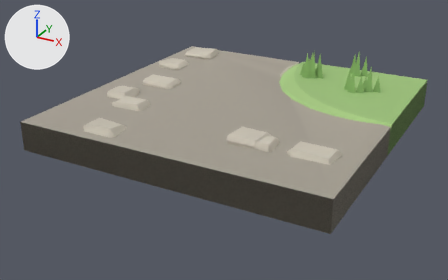
What one commit did to the glTF model packages/client/public/assets/kits/common/terrain.cobble.inner.glb.
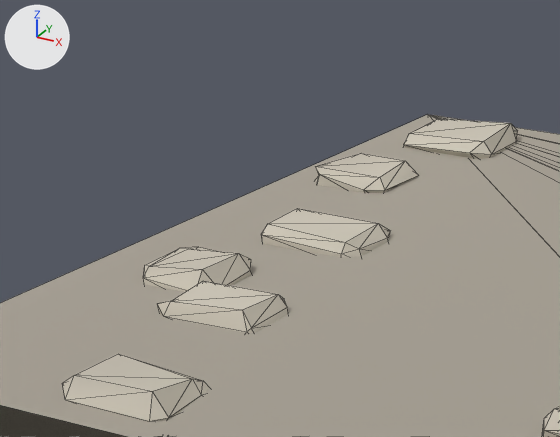
Each version appears first whole from a 50 mm lens placed at (1.391, -1.241, 0.805), pointed at (0.476, 0.422, -0.027), and next in a close-up on the part from 14% to 52% of the width and 4% to 51% of the height. Arrows for +X, +Y and +Z are at upper left; the lights stay in place. The older version's two pictures come first. The close-ups show mesh edges as thin lines. Where no turn or scale is listed for an object, it has been applied to the vertices. Vertices at exactly the same position are counted once.

Objects in the first close-up: 'terrain.cobble.inner.v0.mesh', 'terrain.cobble.inner.v1.mesh', 'terrain.cobble.inner.v2.mesh'.
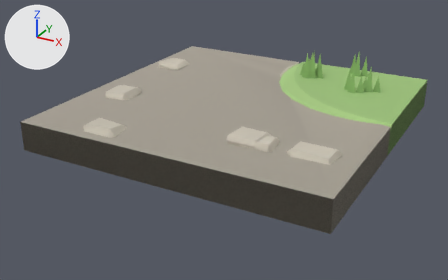
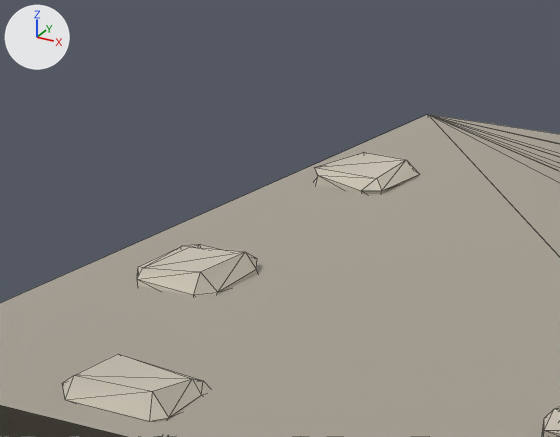
Pixel boxes (x1, y1, x2, y2) of what changed, in the close-ups (560 x 437 px; the box of a moved part takes in the faces that stretch with it):
'terrain.cobble.inner.v0.mesh', reshaped (not visible afterwards)
    before: (157, 208, 390, 333)
part 1 of me_terrain_cobble_inner_v0_mesh, deleted
    before: (261, 208, 390, 257)
part 2 of me_terrain_cobble_inner_v0_mesh, deleted
    before: (157, 281, 288, 333)
part 3 of me_terrain_cobble_inner_v1_mesh, deleted
    before: (404, 119, 518, 159)
part 4 of me_terrain_cobble_inner_v1_mesh, moved or reshaped
    before: (315, 153, 419, 193)
    after: (314, 153, 420, 194)
part 5 of me_terrain_cobble_inner_v1_mesh, moved or reshaped
    before: (143, 247, 252, 292)
    after: (137, 244, 258, 296)

The change, as a diff of the scene's bpy script:
```diff
--- a/packages/client/public/assets/kits/common/terrain.cobble.inner.glb.py
+++ b/packages/client/public/assets/kits/common/terrain.cobble.inner.glb.py
@@ me_terrain_cobble_inner_v0_mesh @@
 # used by ob_terrain_cobble_inner_v0_mesh; location = (0.5, 0.5, 0.0966)
-me_terrain_cobble_inner_v0_mesh.from_pydata(...)  # 156 vertices, 284 faces; spans x -0.5..0.5, y -0.5..0.5, z -0.097..0.097
+me_terrain_cobble_inner_v0_mesh.from_pydata(...)  # 108 vertices, 196 faces; spans x -0.5..0.5, y -0.5..0.5, z -0.097..0.097
+# me_terrain_cobble_inner_v0_mesh part 1: the loose piece of 24 vertices spanning x -0.402..-0.263, y -0.031..0.06, z -0.026..0.018 is deleted
+# me_terrain_cobble_inner_v0_mesh part 2: the loose piece of 24 vertices spanning x -0.349..-0.228, y -0.262..-0.178, z -0.022..0.017 is deleted
+# other edits to the shape of me_terrain_cobble_inner_v0_mesh do not show in these pictures
 me_terrain_cobble_inner_v0_mesh.materials.append(mat_hv_common_atlas)
@@ me_terrain_cobble_inner_v1_mesh @@
 # used by ob_terrain_cobble_inner_v1_mesh; location = (0.5, 0.5, 0.1018)
-me_terrain_cobble_inner_v1_mesh.from_pydata(...)  # 156 vertices, 280 faces; spans x -0.5..0.5, y -0.5..0.5, z -0.102..0.102
+me_terrain_cobble_inner_v1_mesh.from_pydata(...)  # 132 vertices, 236 faces; spans x -0.5..0.5, y -0.5..0.5, z -0.102..0.102
+# me_terrain_cobble_inner_v1_mesh part 3: the loose piece of 24 vertices spanning x -0.462..-0.329, y 0.35..0.46, z -0.031..0.016 is deleted
+# me_terrain_cobble_inner_v1_mesh part 4: 24 vertices moved from x -0.47..-0.364, y 0.172..0.277, z -0.032..0.012 to x -0.468..-0.365, y 0.168..0.281, z -0.032..0.012
+# me_terrain_cobble_inner_v1_mesh part 5: 24 vertices moved from x -0.43..-0.33, y -0.192..-0.097, z -0.027..0.016 to x -0.433..-0.328, y -0.199..-0.09, z -0.027..0.016
 me_terrain_cobble_inner_v1_mesh.materials.append(mat_hv_common_atlas)
```
